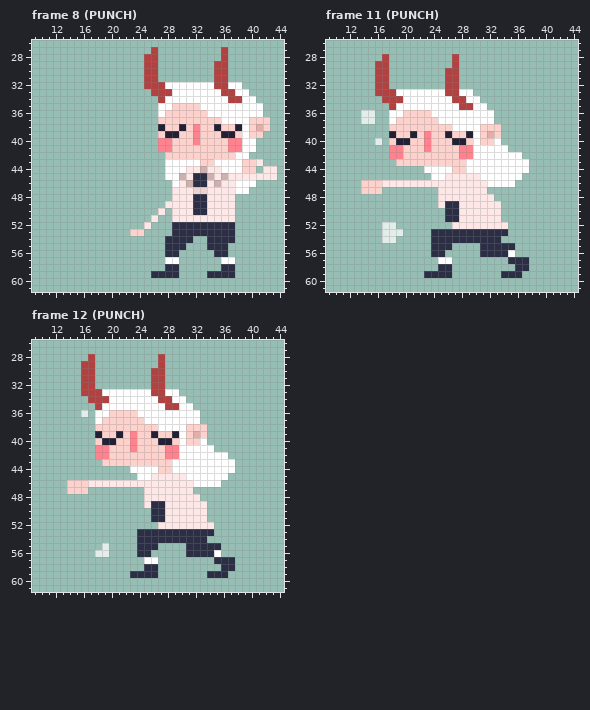
Two states of a pixel-art file, img/mc.aseprite. This is how it looked before the edit.
64x64 pixels, 14 frames. Colours within 5 levels of each other are drawn and written as one. Shown: frame 8 (PUNCH): x 9..44, y 26..61; frame 11 (PUNCH): x 9..44, y 26..61; frame 12 (PUNCH): x 9..44, y 26..61. The commit also changed other frames, which this record leaves out.
The result:
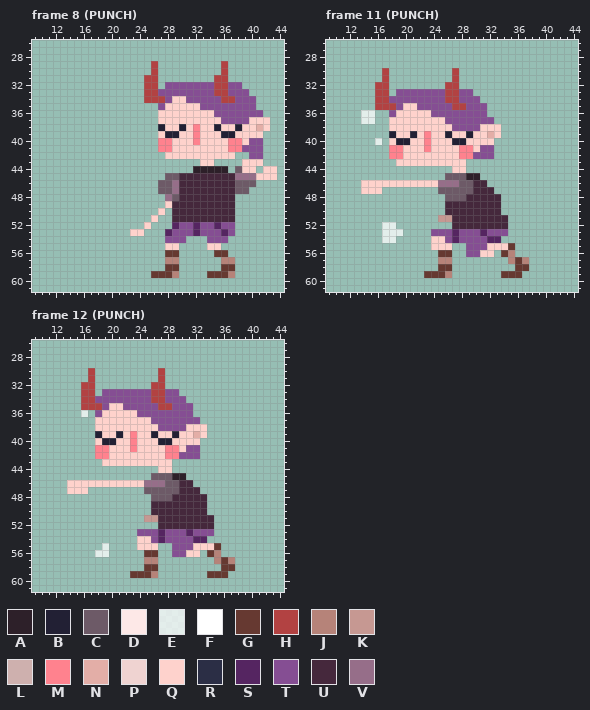
Palette (. is transparent): A #2d2029  B #222034  C #6d5a67  D #fde8e7  E #ffffffbb  F #ffffff  G #663931  H #b24242  J #b68379  K #c69892  L #ceb0ae  M #ff828e  N #e3aea7  P #efd3d1  Q #fed2cc  R #2b2e45  S #552561  T #854e93  U #45283c  V #966e89
The edit:
Changed rows in their new state; - is an unchanged pixel.
Frame 8 (PUNCH):
first column x 25:
27 -.---------.-------
28 ..---------.-------
29 .---------.--------
30 .---------.--------
32 --.TTTTTTT--TT-----
33 H-TTTTTTTTH-TTT----
34 HH-TQQTTTTTH-TTT---
35 --TQ----TTTTTTTT.--
36 --Q------QTTTTTTT--
37 -----------TTTT----
38 --------------Q----
39 --------------Q----
40 --------------QTT--
41 --------------TTT--
42 -------------..TT--
43 ---.....--....--Q--
44 ---....AAAAA.C---QQ
45 ---CCUUUUUUUUVVVQQQ
46 --CCVUUUUUUUUCCC---
47 --CCVUUUUUUUUCC----
48 ---VCUUUUUUUU------
49 ---QUUUUUUUUU------
50 --Q-UUUUUUUUU------
51 -Q--UUUUUUUUU------
52 Q---STTSTTSTT------
53 ---STTTSTTTST------
54 ---TTT.--TTT.------
55 ---QQ.---QQ.-------
56 ---GG-----GG-------
57 ---JJ------JJ------
58 ---GG------GG------
59 -GGGJ----GGGJ------
Frame 11 (PUNCH):
first column x 16:
28 -.---------.----------
29 ..---------.----------
30 .---------.-----------
31 .---------.-----------
33 --.TTTTTTT--TT--------
34 H-TTTTTTTTH-TTT-------
35 HH-TQQTTTTTH-TTT------
36 --TQ----TTTTTTTT.-----
37 --Q------QTTTTTTT-----
38 -----------TTTT-------
39 --------------Q-------
40 --------------Q--.----
41 --------------QTT..---
42 --------------TTT....-
43 -------------.........
44 -------....--.........
45 --------..CCCAA......-
46 -QQQQQQQQVVVCCUU....--
47 ---------CCCCCUUU-----
48 ---------.CCCUUUUU----
49 ---------.UUUUUUUU----
50 ----------UUUUUUUU----
51 ---------KKUUUUUUUU---
52 -----------UUUUUUUU---
53 --------TTTSTTTSTTT---
54 --------QQTSTTTTSS----
55 --------QQQ--TTTQQQG--
56 --------.GG--TTQQ.GJ--
57 ---------JJ--------JGJ
58 ---------GG---------GG
59 -------GGGJ-------GGG-
Frame 12 (PUNCH): the same change as frame 11 (PUNCH)
Changed places in both pictures, as pixel boxes (x1, y1, x2, y2):
changed: (144, 47, 277, 278)
changed: (375, 54, 529, 278)
changed: (81, 354, 235, 578)
